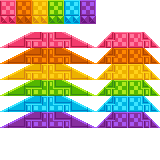
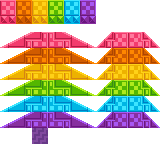
Layered file, before and after one edit (160 x 160). Changes by layer:
painted on "Background" over [32, 128, 48, 144]
